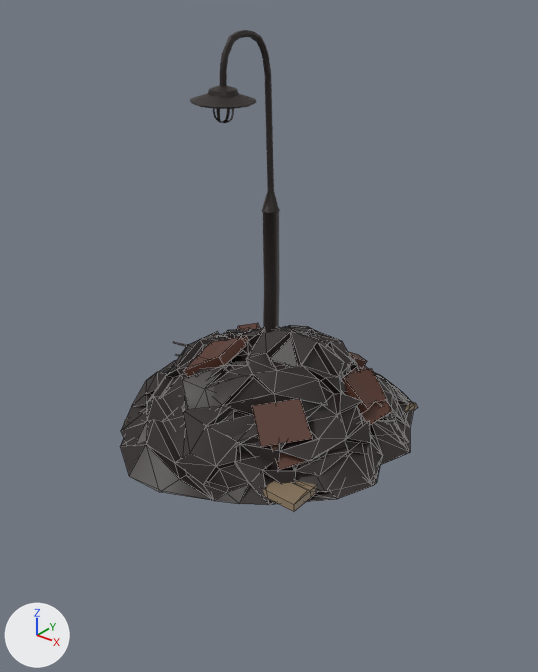
An edit to the Blender file assets/street/street_assets.blend, drawn before and after from the same camera.
Before and after are seen from a 50 mm camera at (7.73, -9.71, 7.6) aimed at (0.13, -0.2, 1.7). The lights are fixed; the arrows at lower left show +X, +Y and +Z. Mesh edges are drawn as thin lines on the coarser meshes.

Objects in the first picture: 'Ground_A', 'Lamp__A', 'Pile_A', 'Pile_B', 'Pile_C'.
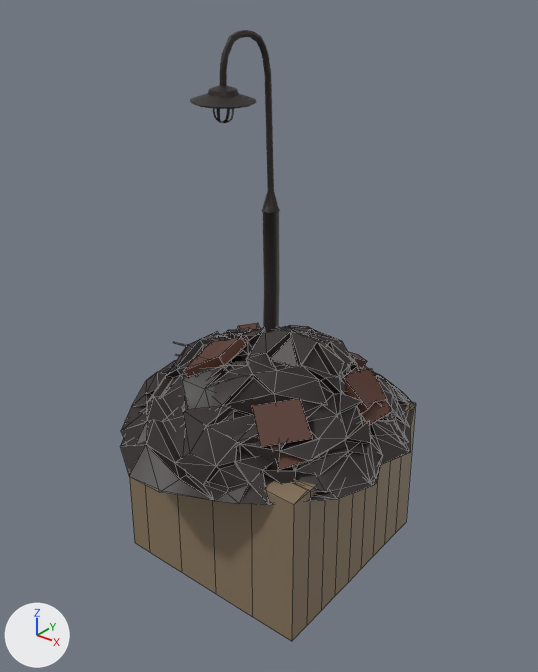
Commit message: Improved ground

What differs and where, as boxes (x1, y1, x2, y2) in the pictures (538 x 672 px; the box of a moved part takes in the faces that stretch with it):
'Ground_A', reshaped: before (123, 401, 418, 512); after (125, 401, 416, 642)
part 1 of me_ground_a, moved or reshaped: before (263, 404, 418, 512); after (129, 404, 416, 642)

Edits to the bpy script that builds the scene:
```text
Change me_ground_a:
    where me_ground_a.from_pydata(...)  # 157 vertices, 205 faces; spans x -1.02..1.02, y -1.02..1.02, z -0.05..0.02
    used by ob_ground_a; location = (0.07, 0.0, -0.02); scale = (2.0, 2.0, 2.0)
    me_ground_a part 1: all 28 vertices in x -1.02..1.02, y -1.02..1.02, z -0.05 are moved by (0.0, 0.0, -1.44)
```
